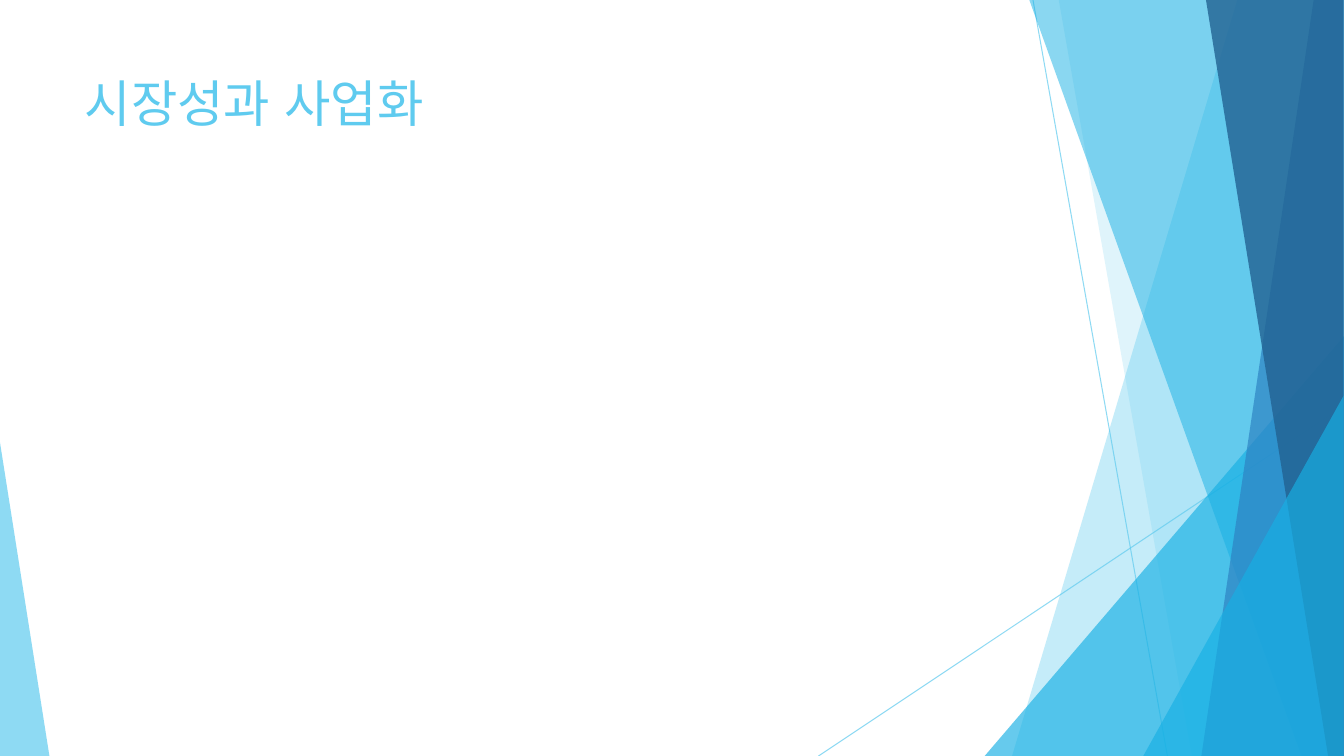
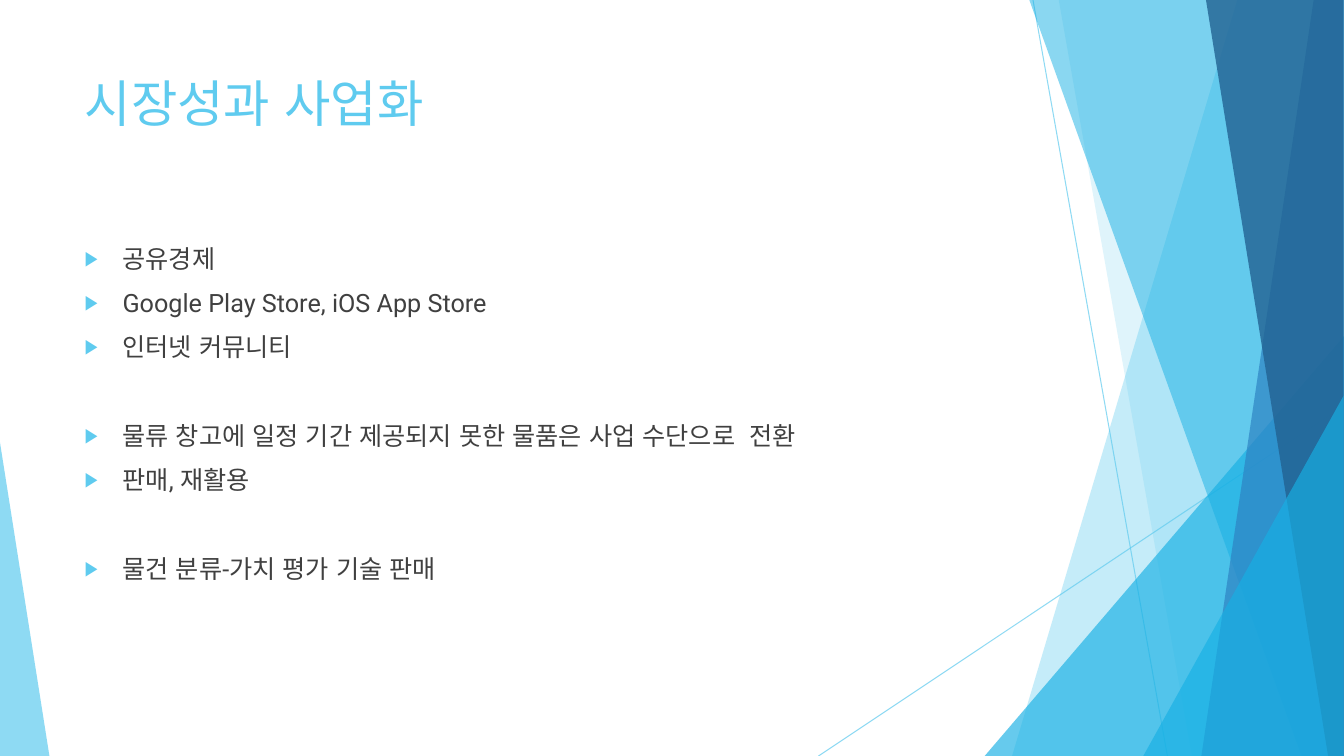
Before and after one commit to DYGames/ict_idea, a slide deck: slide 12 of ict_김도엽.pptx. Drawn at 1344x756 pixels with LibreOffice and Linux fonts; fonts in the diff are those of the drawing. Boxes give left, top, right and bottom in pixels: in the first picture for what was removed or moved away, otherwise in the second. Text is boxed around its words. In the diff, an @@ line names an element or a change of style, - is before the commit and + after.

```diff
--- a/ict_김도엽.pptx
+++ b/ict_김도엽.pptx
@@ text added at (x1=123, y1=247, x2=795, y2=580), 18 pt, text #404040 @@
+▶ 공유경제
+▶ Google Play Store, iOS App Store
+▶ 인터넷 커뮤니티
+▶ 물류 창고에 일정 기간 제공되지 못한 물품은 사업 수단으로 전환
+▶ 판매, 재활용
+▶ 물건 분류-가치 평가 기술 판매
```
Also in this commit, not shown: 9 other slides changed, 1 slide removed.
